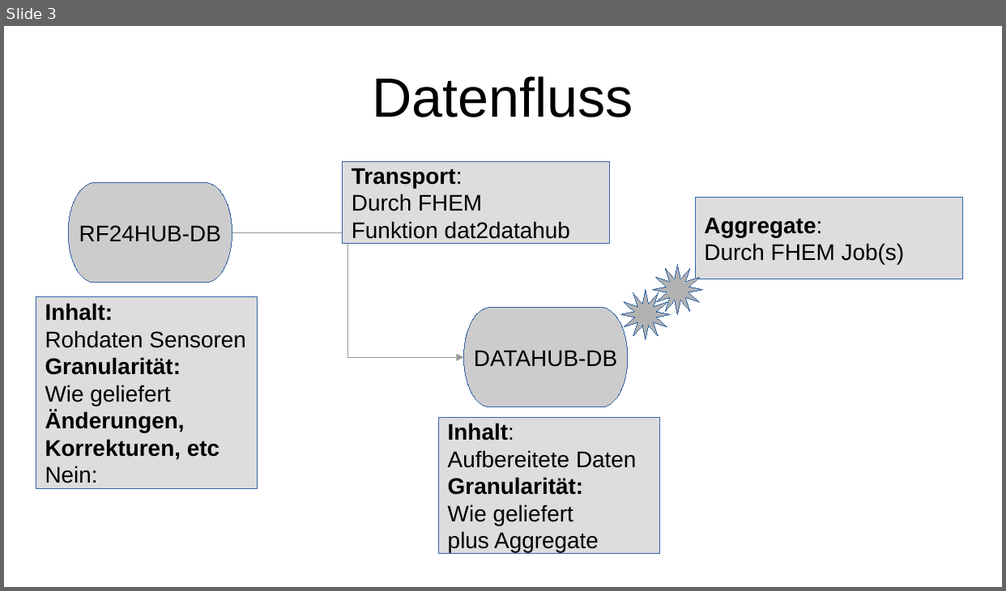
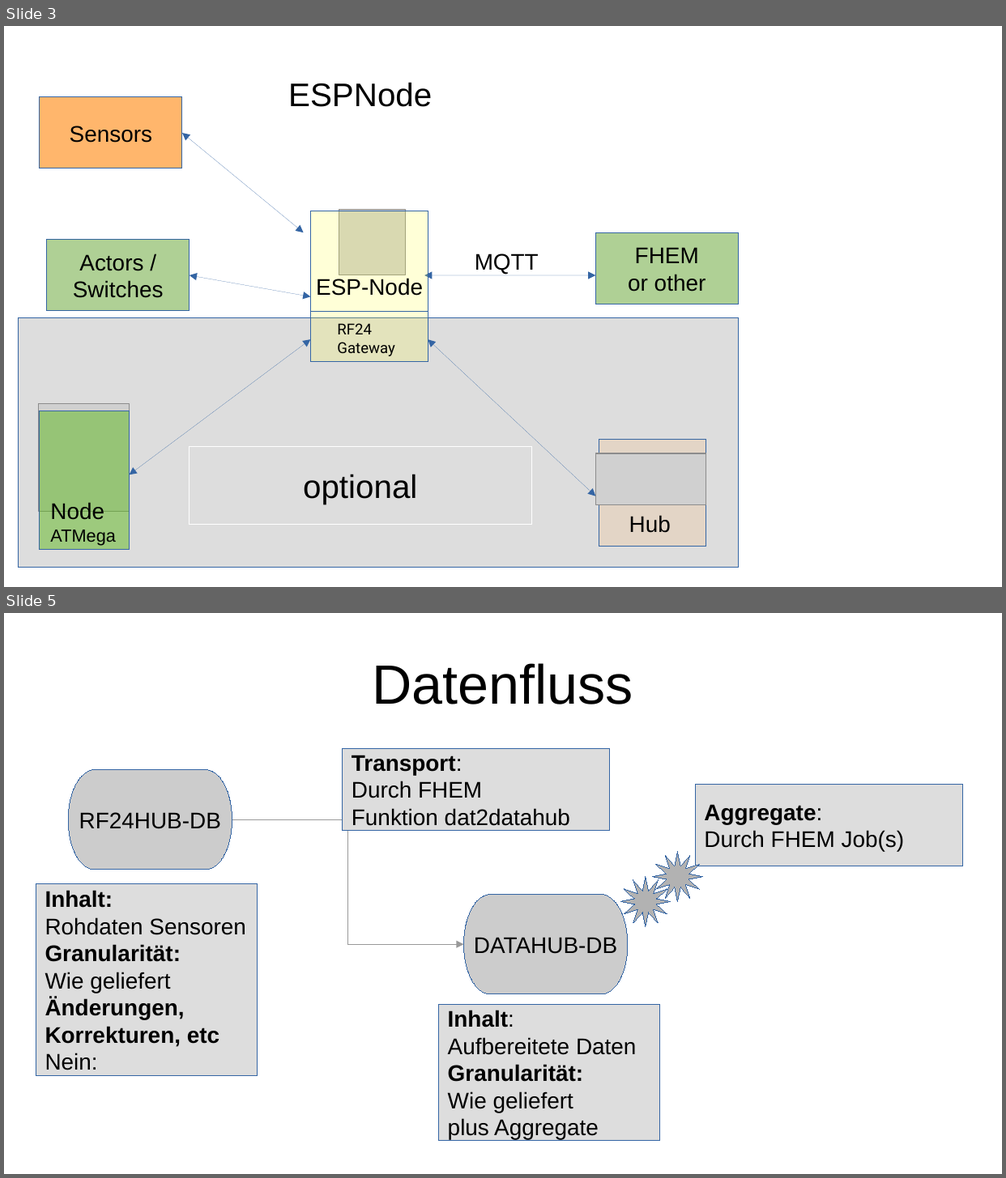
Before and after one commit to wilmsn/RF24Hub, a slide deck: doc/overview.odp. Shown one above the other, each under a label of ours: slide 3 before the commit, slides 3 and 5 after it; the slides between them are not shown. The pictures are 1006x591 and 1006x1178 pixels, drawn with LibreOffice and Linux fonts; fonts in the diff are those of the drawing; grey boxes stand for pictures. Boxes give left, top, right and bottom in pixels: in the first picture for what was removed or moved away, otherwise in the second. Text is boxed around its words. In the diff, an @@ line names an element or a change of style, - is before the commit and + after.

```diff
--- a/doc/overview.odp
+++ b/doc/overview.odp
@@ slide 3 added at (x1=4, y1=26, x2=1002, y2=587), background #FFFFFF @@
@@ rectangle added at (x1=189, y1=54, x2=532, y2=133), outline #FFFFFF 0 pt, 26 pt, text #000000 @@
+ESPNode
@@ rectangle added at (x1=40, y1=97, x2=181, y2=169), fill #FFB66C, outline #3465A4 0 pt, 18 pt, text #000000 @@
+Sensors
@@ double arrow added from (182, 133) to (304, 233), #3465A4 0 pt @@
@@ rectangle added at (x1=47, y1=240, x2=189, y2=311), fill #AFD095, outline #3465A4 0 pt, 18 pt, text #000000 @@
+Actors /
+Switches
@@ rectangle added at (x1=425, y1=240, x2=589, y2=282), fill #FFFFFF, outline #FFFFFF 0 pt, 18 pt, text #000000 @@
+MQTT
@@ rectangle added at (x1=596, y1=233, x2=739, y2=304), fill #AFD095, outline #3465A4 0 pt, 18 pt, text #000000 @@
+FHEM
+or other
@@ double arrow added from (189, 276) to (311, 297), #3465A4 0 pt @@
@@ double arrow added from (425, 276) to (596, 276), #3465A4 0 pt @@
@@ rectangle added at (x1=19, y1=318, x2=739, y2=569), fill #DDDDDD, outline #3465A4 0 pt @@
@@ double arrow added from (129, 476) to (311, 339), #3465A4 0 pt @@
@@ group added at (x1=311, y1=210, x2=428, y2=362): 2 texts, 1 picture, 1 rectangle, 1 line @@
+ESP-Node
+RF24
+Gateway
@@ double arrow added from (596, 497) to (428, 339), #3465A4 0 pt @@
@@ picture added at (x1=38, y1=403, x2=129, y2=511) @@
@@ rectangle added at (x1=40, y1=411, x2=129, y2=549), fill #5EB91E at 50% opacity, outline #3465A4 0 pt @@
@@ rectangle added at (x1=189, y1=447, x2=532, y2=526), outline #FFFFFF 0 pt, 26 pt, text #000000 @@
+optional
@@ picture added at (x1=596, y1=454, x2=707, y2=505) @@
@@ rectangle added at (x1=599, y1=440, x2=705, y2=547), fill #FFB66C at 20% opacity, outline #3465A4 0 pt @@
@@ text added at (x1=50, y1=502, x2=116, y2=545), 14 pt, text #000000 @@
+Node
+ATMega
@@ text added at (x1=629, y1=515, x2=671, y2=533), 18 pt, text #000000 @@
+Hub
@@ what was slide 3 is now slide 5 @@
```
Also in this commit, not shown: 2 slides changed, 1 other slide added, 4 other files.
